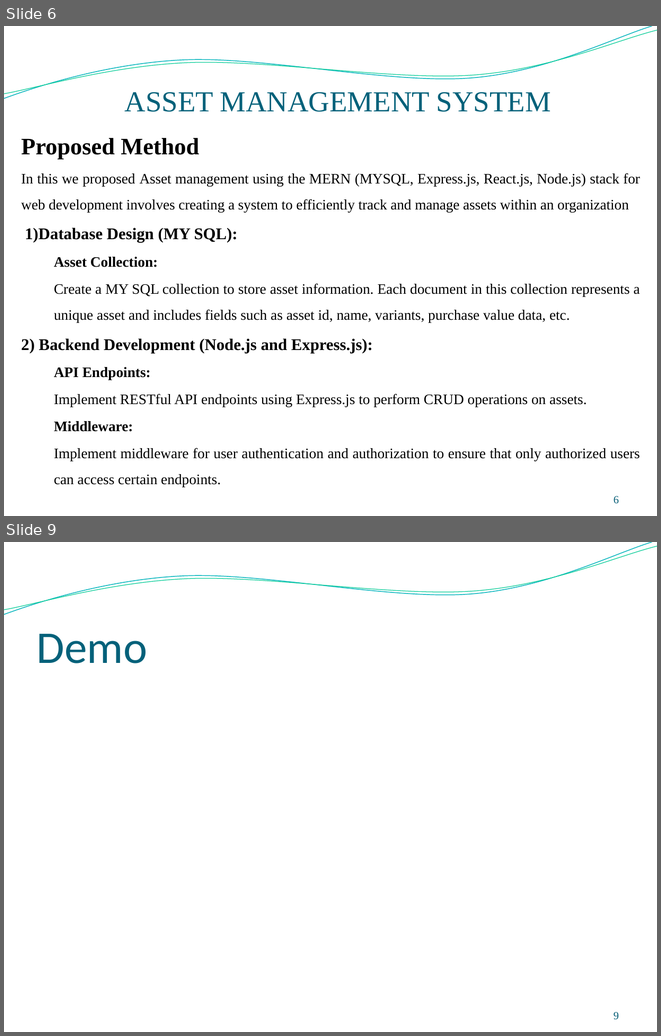
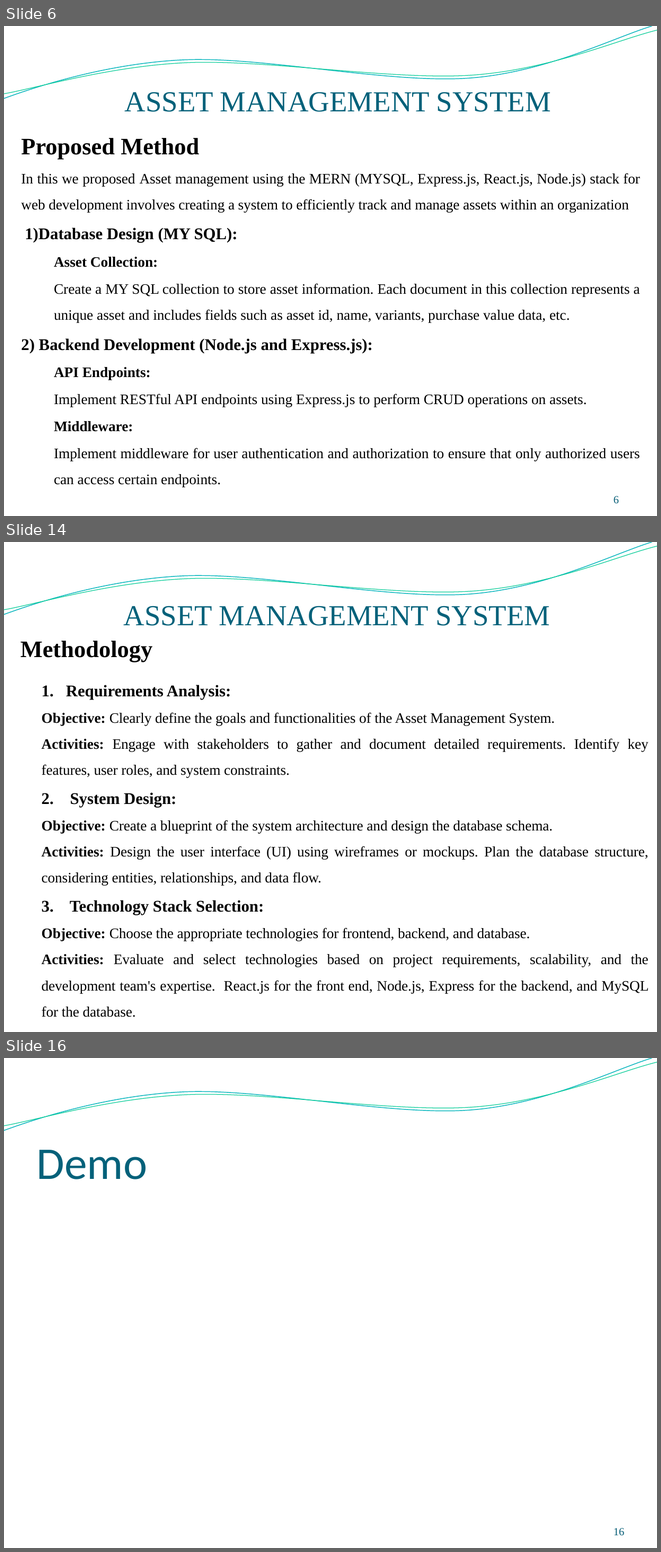
Before and after one commit to surya0811/Assetmanagement1, a slide deck: reports/ppt final.pptx. Shown one above the other, each under a label of ours: slides 6 and 9 before the commit, slides 6, 14 and 16 after it; the slides between them are not shown. The pictures are 661x1036 and 661x1552 pixels, drawn with LibreOffice and Linux fonts; fonts in the diff are those of the drawing; background and template pictures are left out. Boxes give left, top, right and bottom in pixels: in the first picture for what was removed or moved away, otherwise in the second. Text is boxed around its words. In the diff, an @@ line names an element or a change of style, - is before the commit and + after.

```diff
--- a/reports/ppt final.pptx
+++ b/reports/ppt final.pptx
@@ slide 14 added at (4, 542, 657, 1032), background picture (left out); not listed: 2 template elements that a slide beside it also shows @@
@@ title added at (124, 606, 550, 626), 32 pt, text #04617A @@
+ASSET MANAGEMENT SYSTEM
@@ text added at (20, 641, 153, 662), 26 pt, text #000000, bold @@
+Methodology
@@ text added at (42, 685, 648, 1017), 16 pt, text #000000 @@
+1. Requirements Analysis:
+Objective: Clearly define the goals and functionalities of the Asset Management System.
+Activities: Engage with stakeholders to gather and document detailed requirements. Identify key features, user roles, and system constraints.
+2. System Design:
+Objective: Create a blueprint of the system architecture and design the database schema.
+Activities: Design the user interface (UI) using wireframes or mockups. Plan the database structure, considering entities, relationships, and data flow.
+3. Technology Stack Selection:
+Objective: Choose the appropriate technologies for frontend, backend, and database.
+Activities: Evaluate and select technologies based on project requirements, scalability, and the development team's expertise. React.js for the front end, Node.js, Express for the backend, and MySQL for the database.
@@ what was slide 9 is now slide 16 @@
@@ page number at (614, 1528, 624, 1536): text changed @@
-9
+16
```
Also in this commit, not shown: 7 other slides added, 1 slide removed, 10 other files.
